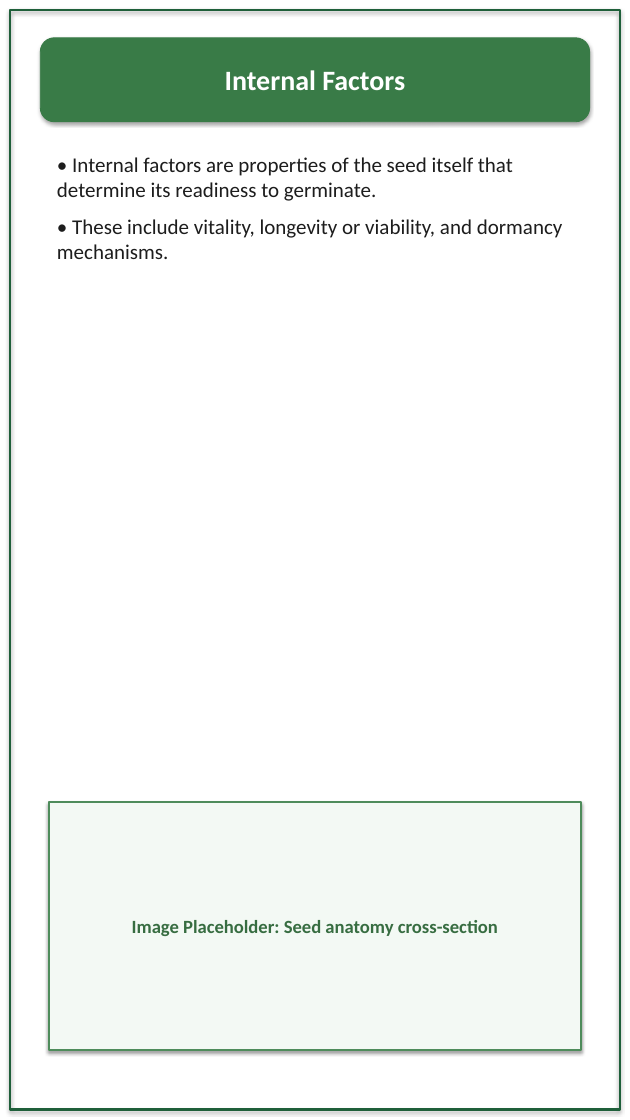
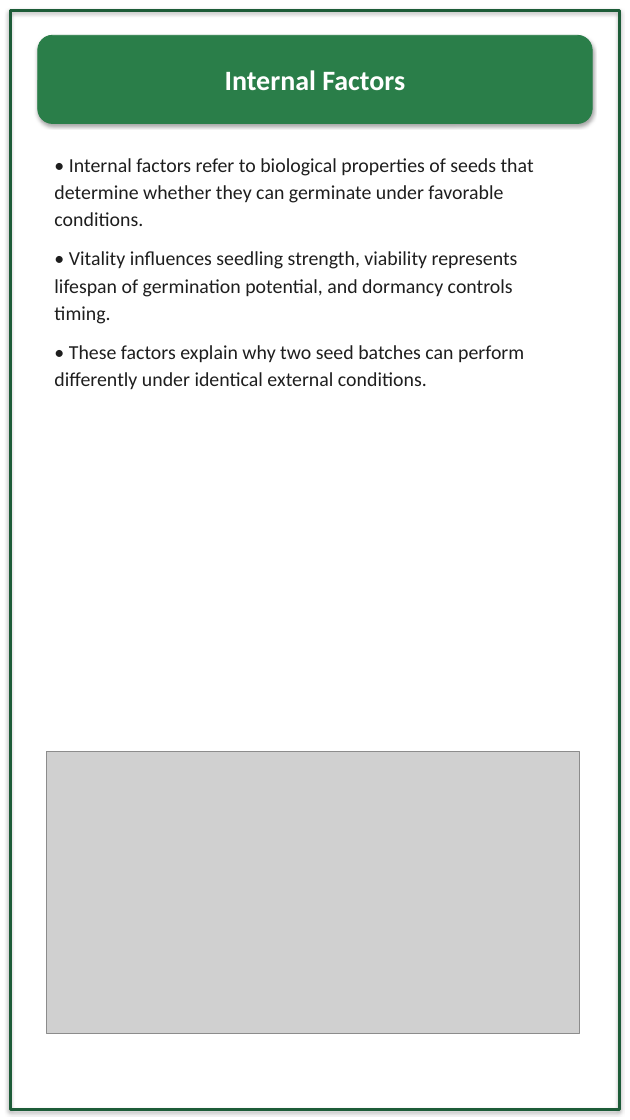
Before and after one commit to rpraut2008-stack/Vinsmoke, a slide deck: slide 12 of Effects_of_Urea_on_Plant_Growth.pptx. Drawn at 630x1120 pixels with LibreOffice and Linux fonts; fonts in the diff are those of the drawing; grey boxes stand for pictures. Boxes give left, top, right and bottom in pixels: in the first picture for what was removed or moved away, otherwise in the second. Text is boxed around its words. In the diff, an @@ line names an element or a change of style, - is before the commit and + after.

```diff
--- a/Effects_of_Urea_on_Plant_Growth.pptx
+++ b/Effects_of_Urea_on_Plant_Growth.pptx
@@ rectangle at <box>10,10,620,1110</box>: outline #1F5F3A 2.2 pt to #1D5C38 2.5 pt @@
@@ rounded rectangle "Internal Factors" at <box>38,35,592,123</box>: fill #397B47 to #2A7E49; outline #397B47 0.75 pt to #2A7E49 0.75 pt @@
@@ text at <box>54,158,534,389</box>: text changed; size 18 to 17 pt; text colour #1D1D1D to #1E1E1E @@
-• Internal factors are properties of the seed itself that determine its readiness to germinate.
-• These include vitality, longevity or viability, and dormancy mechanisms.
+• Internal factors refer to biological properties of seeds that determine whether they can germinate under favorable conditions.
+• Vitality influences seedling strength, viability represents lifespan of germination potential, and dormancy controls timing.
+• These factors explain why two seed batches can perform differently under identical external conditions.
@@ picture added at <box>46,752,580,1033</box> @@
@@ rectangle removed at <box>49,802,581,1050</box> @@
-Image Placeholder: Seed anatomy cross-section
```
Also in this commit, not shown: 10 other slides changed, 12 slides added, 12 slides removed.
